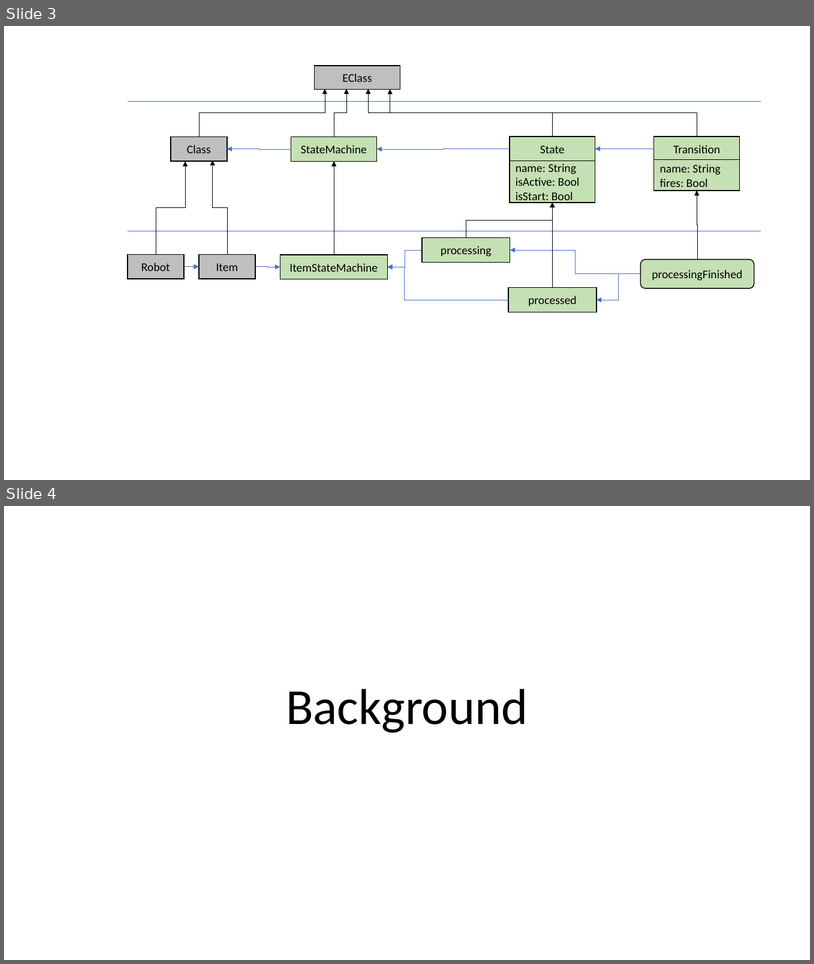
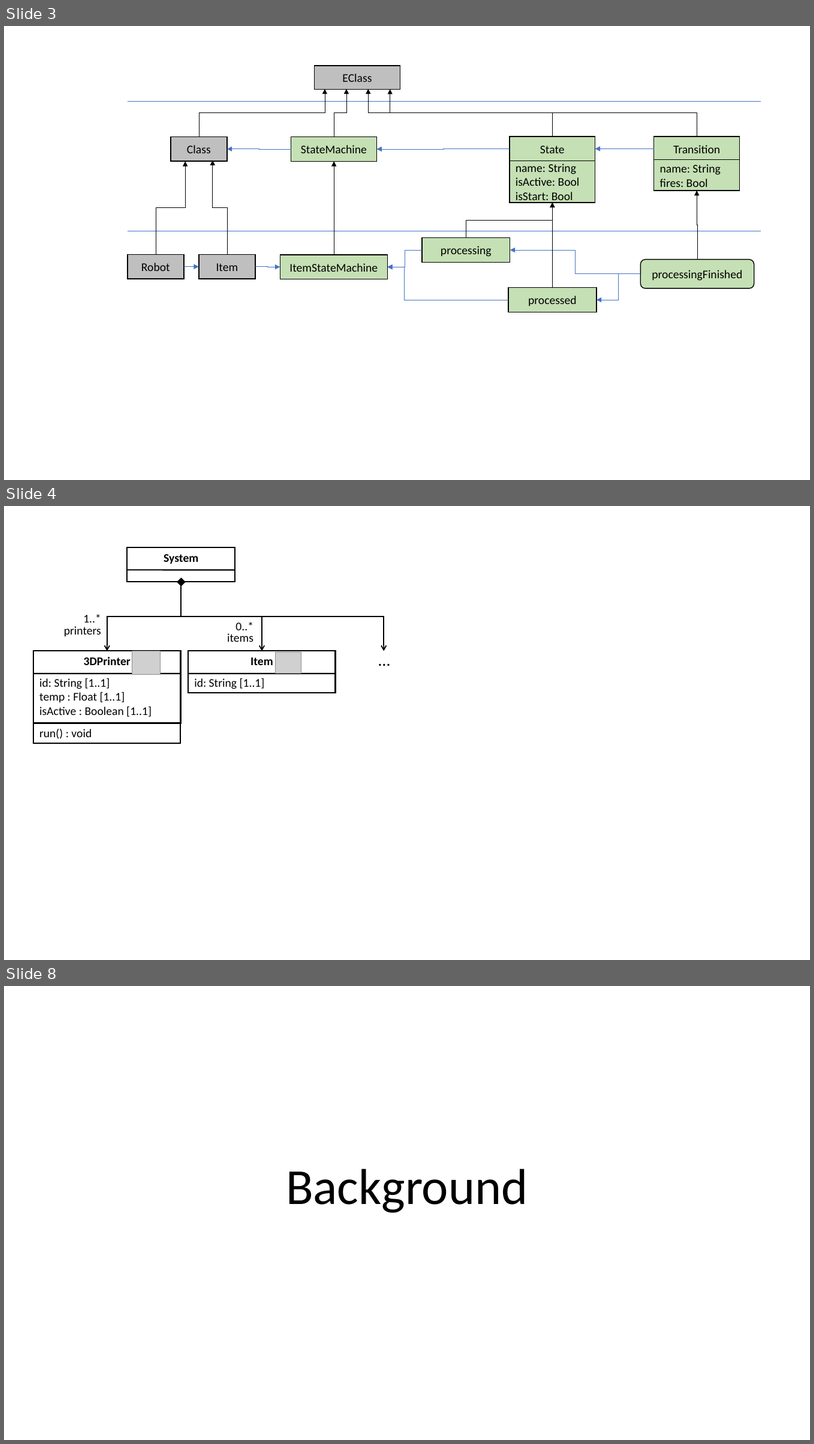
Before and after one commit to cdl-mint/at-journal, a slide deck: figures/2022_AT_Figures.pptx. Shown one above the other, each under a label of ours: slides 3 and 4 before the commit, slides 3, 4 and 8 after it; the slides between them are not shown. The pictures are 814x964 and 814x1444 pixels, drawn with LibreOffice and Linux fonts; fonts in the diff are those of the drawing; grey boxes stand for pictures. Boxes give left, top, right and bottom in pixels: in the first picture for what was removed or moved away, otherwise in the second. Text is boxed around its words. In the diff, an @@ line names an element or a change of style, - is before the commit and + after.

```diff
--- a/figures/2022_AT_Figures.pptx
+++ b/figures/2022_AT_Figures.pptx
@@ slide 4 added at (4,506,810,960), background #FFFFFF @@
@@ rectangle added at (128,547,235,582), outline #000000 1.5 pt, 14 pt, text #000000, bold @@
+System
@@ line added from (128, 570) to (235, 570), #000000 1.5 pt @@
@@ elbow double arrow added from (107, 651) to (181, 582), #000000 1.25 pt @@
@@ elbow double arrow added from (263, 651) to (181, 582), #000000 1.25 pt @@
@@ elbow double arrow added from (384, 651) to (181, 582), #000000 1.25 pt @@
@@ text added at (64,614,101,636), 14 pt, text #000000 @@
+1..*
+printers
@@ text added at (227,622,254,642), 14 pt, text #000000 @@
+0..*
+items
@@ text added at (366,646,403,672), 20 pt, text #000000 @@
+…
@@ rectangle added at (33,651,180,723), outline #000000 1.5 pt, 14 pt, text #000000 @@
+3DPrinter
+id: String [1..1]
+temp : Float [1..1]
+isActive : Boolean [1..1]
@@ picture added at (132,651,160,674) @@
@@ rectangle added at (189,651,336,693), outline #000000 1.5 pt, 14 pt, text #000000 @@
+Item
+id: String [1..1]
@@ picture added at (276,652,301,673) @@
@@ line added from (33, 673) to (181, 673), #000000 1.5 pt @@
@@ line added from (189, 673) to (336, 673), #000000 1.5 pt @@
@@ rectangle added at (33,723,180,743), outline #000000 1.5 pt, 14 pt, text #000000 @@
+run() : void
@@ what was slide 4 is now slide 8 @@
```
Also in this commit, not shown: 3 other slides added.
